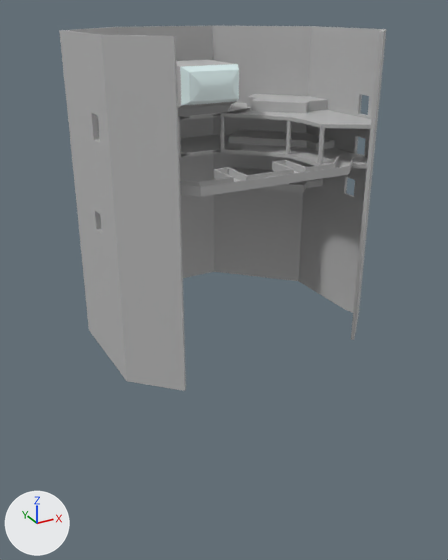
The FBX model Maya Project Files/Env/Exports/Facility/sm_facility.fbx, before and after one commit.
Rendered twice from a 50 mm lens placed at (-38.8, -69.7, 41.4), pointed at (-0.6, -0.2, 6.7). Arrows for +X, +Y and +Z are at lower left; the lights stay in place. Where no turn or scale is listed for an object, it has been applied to the vertices. Vertices at the same position are counted once.

Objects in the first picture: 'facility_floor_hole_geo', 'facility_floor_noHole_geo', 'facility_glass_observatory_geo', 'facility_observatory_geo', 'facility_platform_01_geo', 'facility_platform_03_geo', 'facility_platform_04_geo', 'facility_platform_05_geo', 'facility_walkway_frame_geo', 'facility_walkway_mesh_geo', 'facility_wall_geo'.
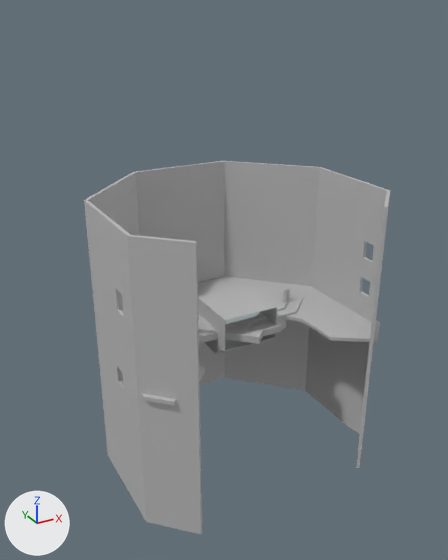
Where the newer file only moved an object's origin or applied its transform, the numbers keep the older frame.

The change, as a list of edits to the scene's bpy script:
```text
Change me_mesh_005:
    where me_mesh_005.from_pydata(...)  # 221 vertices, 196 faces; spans x 6.15..17.82, y 0.3..14.79, z 23.13..24.13
    used by ob_facility_platform_04_geo; location = (0.0, 0.0, 0.0)
    me_mesh_005 part 10: the whole mesh is moved by (-10.99, -5.55, -23.63)
Change me_mesh_010:
    where me_mesh_010.from_pydata(...)  # 57 vertices, 34 faces; spans x -13.5..13.5, y -12.1..-6.2, z 23.1
    used by ob_facility_walkway_mesh_geo; location = (0.0, 0.0, 0.0)
    me_mesh_010 part 5: the whole mesh is moved by (0.0, 9.1, -23.1)
Change me_mesh_009:
    where me_mesh_009.from_pydata(...)  # 388 vertices, 412 faces; spans x -13.6..13.6, y -12.2..-5.9, z 23.0..24.0
    used by ob_facility_walkway_frame_geo; location = (0.0, 0.0, 0.0)
    me_mesh_009 part 6: the whole mesh is moved by (0.0, 9.1, -23.5)
Change me_mesh_004:
    where me_mesh_004.from_pydata(...)  # 294 vertices, 288 faces; spans x -17.8..17.8, y -10.0..17.8, z 22.6..23.1
    used by ob_facility_floor_hole_geo; location = (0.0, 0.0, 0.0)
    me_mesh_004 part 7: the whole mesh is moved by (0.0, -4.9, -22.9)
Change me_mesh:
    where me_mesh.from_pydata(...)  # 62 vertices, 48 faces; spans x -17.69..-7.32, y 1.22..13.12, z 28.11..29.44
    used by ob_facility_platform_03_geo; location = (0.0, 0.0, 0.0)
    me_mesh part 3: the whole mesh is moved by (13.5, -5.17, -28.77)
Change me_mesh_008:
    where me_mesh_008.from_pydata(...)  # 174 vertices, 168 faces; spans x -17.8..17.8, y -10.0..17.8, z 27.6..28.1
    used by ob_facility_floor_nohole_geo; location = (0.0, 0.0, 0.0)
    me_mesh_008 part 4: the whole mesh is moved by (1.0, -3.9, -27.9)
Change me_mesh_006:
    used by ob_facility_observatory_geo; parent = ob_facility_grp; location = (0.0, 0.0, 0.0); scale = (1000.0, 1000.0, 1000.0)
    remove me_mesh_006.from_pydata(...)  # 230 vertices, 230 faces; spans x -0.412..0.412, y 2.812..3.465, z -1.304..-0.467
    add me_mesh_006.from_pydata(...)  # 230 vertices, 230 faces; spans x -412.487..412.487, y -326.494..326.494, z -418.76..418.76
    me_mesh_006 part 9: 230 of 230 vertices moved; they spanned x -0.412..0.412, y 2.812..3.465, z -1.304..-0.467 and now span x -412.487..412.487, y -326.494..326.494, z -418.76..418.76; mean shift (-4.356, -74.704, 83.147); largest move (-0.412, 2.812, -1.304) -> (-412.487, -326.494, -418.76)
Change me_mesh_007:
    where me_mesh_007.from_pydata(...)  # 90 vertices, 88 faces; spans x -4.12..4.12, y 2.77..4.7, z 29.92..34.65
    used by ob_facility_glass_observatory_geo; location = (0.0, 0.0, 0.0)
    me_mesh_007 part 8: the whole mesh is moved by (1.0, -4.74, -32.29)
Change me_mesh_002:
    where me_mesh_002.from_pydata(...)  # 40 vertices, 29 faces; spans x 6.37..17.78, y 1.0..15.27, z 17.1..18.12
    used by ob_facility_platform_05_geo; location = (0.0, 0.0, 0.0)
    me_mesh_002 part 1: the whole mesh is moved by (-12.08, -8.14, -17.61)
Change me_mesh_003:
    where me_mesh_003.from_pydata(...)  # 103 vertices, 87 faces; spans x 7.65..18.06, y 1.36..13.19, z 28.12..29.51
    used by ob_facility_platform_01_geo; location = (0.0, 0.0, 0.0)
    me_mesh_003 part 2: the whole mesh is moved by (-11.85, -5.27, -28.81)
Change me_mesh_014:
    where me_mesh_014.from_pydata(...)  # 1213 vertices, 1184 faces; spans x -18.1..18.1, y -12.8..18.1, z -0.3..39.0
    used by ob_facility_wall_geo; location = (0.0, 0.0, 0.0)
    me_mesh_014 part 11: the whole mesh is moved by (0.0, -3.7, -19.4)
Change ob_facility_observatory_geo:
    ob_facility_observatory_geo.scale: (1000.0, 1000.0, 1000.0) -> (1.0, 1.0, 1.0)
    ob_facility_observatory_geo.location: (0.0, 0.0, 0.0) -> (100.0, 0.0, 100.0)
```

What differs and where, as boxes [x1, y1, x2, y2] in the pictures (448 x 560 px):
'facility_wall_geo', mesh moved: before [59, 26, 386, 391]; after [84, 161, 390, 534]
'facility_floor_hole_geo', mesh moved: before [179, 135, 368, 168]; after [141, 279, 379, 405]
'facility_observatory_geo', reshaped, moved, rescaled: before [177, 60, 237, 116]; after [198, 286, 277, 353]
'facility_walkway_frame_geo', mesh moved: before [180, 156, 353, 197]; after [198, 297, 303, 344]
'facility_glass_observatory_geo', mesh moved: before [180, 64, 239, 106]; after [225, 312, 259, 324]
'facility_floor_noHole_geo', mesh moved: before [97, 103, 371, 141]; after [198, 276, 380, 376]
'facility_platform_05_geo', mesh moved: before [233, 167, 323, 192]; after [198, 318, 282, 344]
'facility_platform_01_geo', mesh moved: before [247, 94, 328, 113]; after [198, 312, 266, 327]
'facility_platform_04_geo', mesh moved: before [229, 129, 335, 150]; after [198, 296, 286, 330]
'facility_platform_03_geo', mesh moved: before [96, 115, 99, 131]; after [198, 314, 245, 334]
'facility_walkway_mesh_geo', mesh moved: before [234, 164, 349, 182]; after [199, 332, 208, 337]
